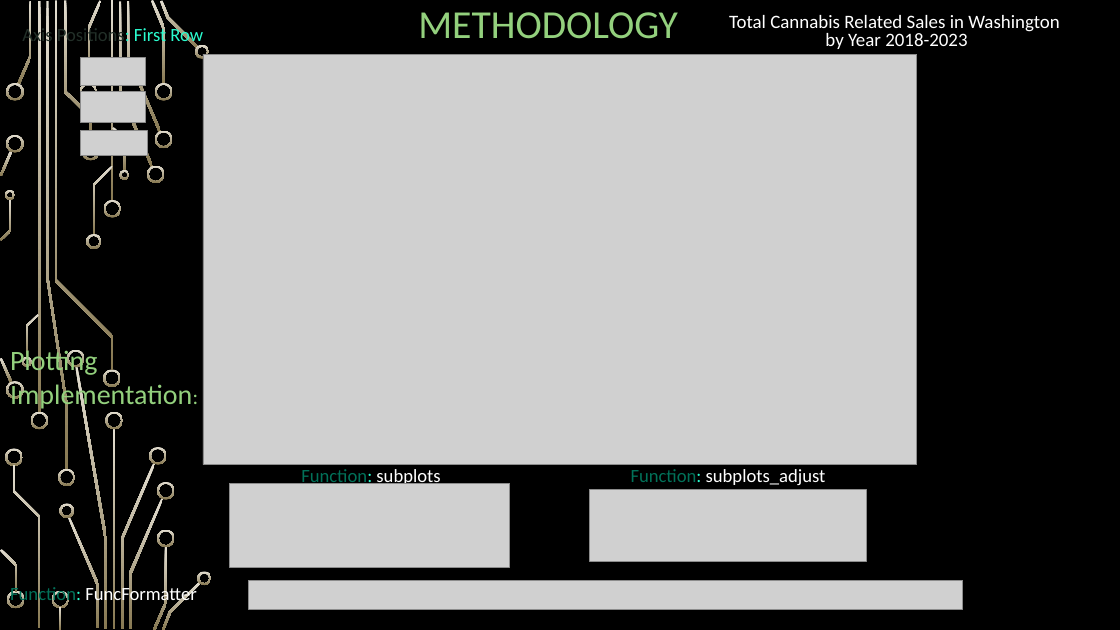
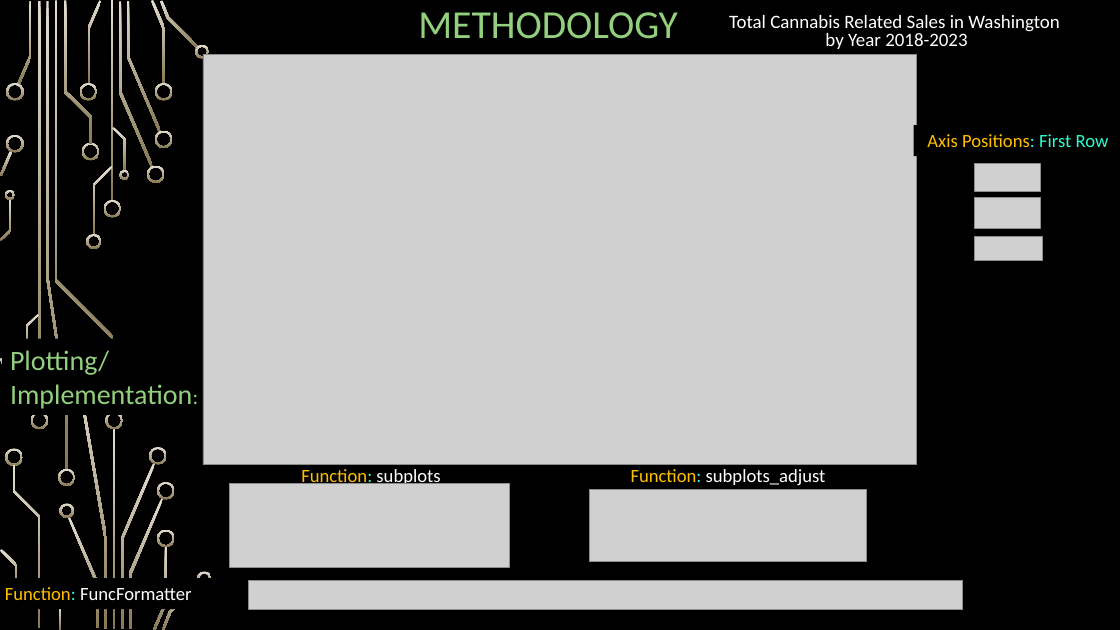
Before and after one commit to nood-leog/CS445-Group, a slide deck: slide 33 of Final Presentation Slides.pptx (slide 32 before the commit). Drawn at 1120x630 pixels with LibreOffice and Linux fonts; fonts in the diff are those of the drawing; grey boxes stand for pictures; background and template pictures are left out. Boxes give left, top, right and bottom in pixels: in the first picture for what was removed or moved away, otherwise in the second. Text is boxed around its words. In the diff, an @@ line names an element or a change of style, - is before the commit and + after.

```diff
--- a/Final Presentation Slides.pptx
+++ b/Final Presentation Slides.pptx
@@ text "Axis Positions: First Row": place and size @@
-text "Axis Positions: First Row" at (22, 25, 203, 46)
+text "Axis Positions: First Row" at (927, 134, 1109, 147)
@@ text "Axis Positions: First Row" at (927, 134, 1109, 147): text colour #223028 to #FFC000 in "Axis Positions:" @@
@@ 3 pictures: place and size @@
-3 pictures at (80, 58, 147, 155)
+3 pictures at (975, 163, 1043, 261)
@@ text at (10, 350, 192, 409): text changed @@
-Plotting Implementation:
+Plotting/
+Implementation:
@@ group removed at (6, 350, 121, 399): 4 freeform shapes @@
@@ text colour #017058 to #FFC000 in "Function:" in 3 elements at (301, 467, 440, 488), (631, 469, 826, 485), (5, 587, 191, 600) @@
```
Also in this commit, not shown: 17 other slides changed, 1 slide added.
